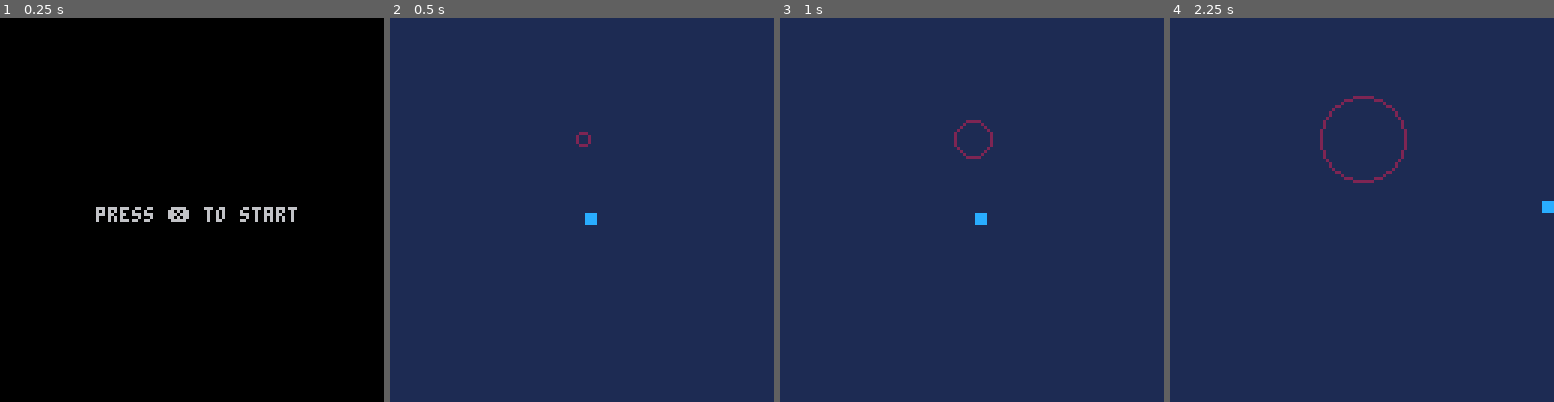
Above: before the commit, frames 1-4 (left to right).
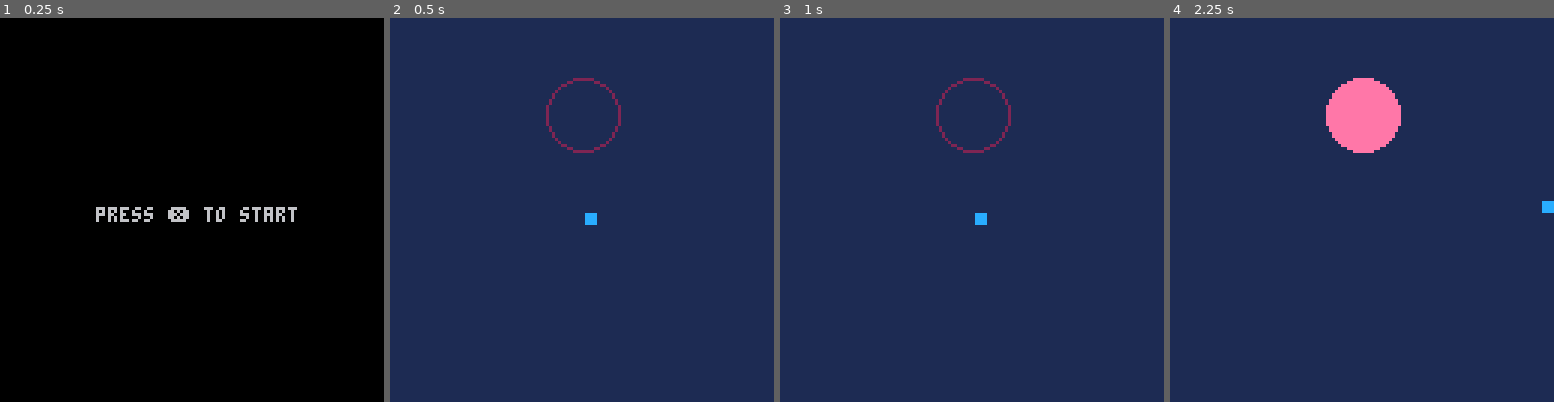
Above: after the commit, the same moments.

Repository: kastlev/tiny-shapes-and-beats
Game: PICO-8 cartridge tiny_beats_and_shapes.p8
Two runs of this game, one before a commit and one after it. Both use one fixed random seed, a clock stepped at 60 frames per second and the inputs below.
Inputs:
- Up to frame 1 (0.25 s): no input
- Up to frame 2 (0.5 s): tap X (X key) at 0.33 s
- Up to frame 3 (1 s): tap O (Z key) at 0.7 s
- Up to frame 4 (2.25 s): tap X (X key) at 1.07, 1.85 s; hold Right 1.6-2.1 s; tap O (Z key) at 1.7, 2.1 s; hold Up from 2.15 s (still down)

Frame 1 is identical in both runs. In frame 2, 0.5% of the frame differs, in the area x 40-61%, y 15-36%; in frame 3, 0.6%; in frame 4, 3.3%, in the area x 39-62%, y 15-43%.

Commit message:
refactor

Diff:
--- a/src/enemies.lua
+++ b/src/enemies.lua
@@ -19,20 +19,30 @@
 
 function spawn_enemy(kind, x, y, params)
     params = params or {}
+
     local e = {
         kind = kind,
+
         x = x,
         y = y,
-        tam = params.tam or 2,
-        max_tam = params.max_tam or 12,
-        growth_rate = params.growth_rate or 0.2, -- per frame
+
+        tam = params.start_size or params.size or 2,
+        max_tam = params.end_size or params.size or 12,
+
+        grow = params.grow or false,
+
+        growth_rate = params.growth_rate or 0.2,
+
         duration_frames = params.duration_frames or 30,
+
         color = params.color or C_PINK,
-        len = params.len or 20,
+
         age = 0,
         alive = true
     }
+
     add(enemies, e)
+
     return e
 end
 
@@ -45,8 +55,12 @@
         if e.vy then e.y += e.vy end
 
         -- crecimiento
-        if e.age < e.duration_frames then
-            e.tam = min(e.max_tam, e.tam + e.growth_rate)
+        if e.grow then
+            e.tam = min(
+                e.max_tam,
+                e.tam + e.growth_rate
+            )
+
         end
         -- muerte por tiempo o por salir de pantalla
         local out = e.x < -8 or e.x > 136 or e.y < -8 or e.y > 136
--- a/src/enums.lua
+++ b/src/enums.lua
@@ -12,13 +12,8 @@
 EK_LINE = "line"
 EK_WARN = "warn" -- anillo rosa oscuro de aviso
 EK_BULLET = "bullet" -- proyectil que se mueve
---  dash parameters
-DASH_EXPLOSION_RADIUS = 6
-DASH_REMAP_FROM = C_DARK_BLUE -- color 1, se remapea durante el dash diagonal
-DASH_REMAP_TO = C_BLUE -- color 12
 
 -- pico-8 default palette, named
-
 C_BLACK = 0
 C_DARK_BLUE = 1
 C_DARK_PINK = 2
@@ -35,3 +30,8 @@
 C_LAVENDER = 13
 C_PINK = 14
 C_PEACH = 15
+
+--  dash parameters
+DASH_EXPLOSION_RADIUS = 6
+DASH_REMAP_FROM = C_DARK_BLUE -- color 1, se remapea durante el dash diagonal
+DASH_REMAP_TO = C_BLUE -- color 12
--- a/src/levels.lua
+++ b/src/levels.lua
@@ -18,13 +18,69 @@
   spawn_enemy(EK_RING, 64, 64, { max_tam = 20 + i * 5, duration_frames = 50 })
   wait_frames(30)
 end
+function level_1()
 
-function level_1()
-  -- circulo con aviso previo
-  spawn_warned_circle(64, 40, 60, { max_tam = 14, duration_frames = 50 })
+  -- =========================
+  -- INTRO: lectura del jugador
+  -- =========================
+  spawn_warned_circle(64, 32, 50, { max_tam = 12, grow = false })
+  wait_frames(25)
+
+  spawn_warned_circle(32, 64, 50, { max_tam = 10, grow = false })
   wait_frames(20)
 
-  -- explosion de 8 proyectiles con aviso
-  spawn_warned_burst(64, 64, 8, 35, { speed = 1.8, duration_frames = 60 })
+  spawn_warned_circle(96, 64, 50, { max_tam = 10, grow = false })
+  wait_frames(30)
+
+  -- =========================
+  -- PRIMERA PRESIÓN: bursts suaves
+  -- =========================
+  spawn_warned_burst(64, 64, 6, 35, { speed = 1.3 })
+  wait_frames(15)
+
+  spawn_warned_circle(64, 48, 45, { max_tam = 14, grow = false })
+  wait_frames(15)
+
+  spawn_warned_burst(64, 64, 8, 35, { speed = 1.5, grow = false })
+  wait_frames(20)
+
+  -- =========================
+  -- MOVIMIENTO LATERAL (patrones clásicos)
+  -- =========================
+  pattern_left()
+  wait_frames(10)
+  pattern_right()
+  wait_frames(20)
+
+  -- =========================
+  -- CONTROL DEL CENTRO (ring pressure)
+  -- =========================
+  for i = 1, 3 do
+    wave_ring(i)
+  end
+
+  wait_frames(20)
+
+  -- =========================
+  -- DOBLE PRESIÓN (simultáneo)
+  -- =========================
+  spawn_warned_circle(40, 40, 45, { max_tam = 12, grow = false })
+  spawn_warned_circle(88, 88, 45, { max_tam = 12, grow = false })
+
+  wait_frames(20)
+
+  spawn_warned_burst(64, 64, 10, 30, { speed = 1.8, grow = false })
+
   wait_for_clear()
+
+  -- =========================
+  -- CLIMAX FINAL
+  -- =========================
+  spawn_warned_burst(64, 64, 12, 25, { speed = 2.1, grow = false })
+  wait_frames(10)
+
+  spawn_warned_circle(64, 64, 35, { max_tam = 16, grow = false })
+
+  wait_for_clear()
+
 end
--- a/src/patterns.lua
+++ b/src/patterns.lua
@@ -53,25 +53,59 @@
 end
 
 -- spawn el anillo de aviso, espera que expire, luego spawnea el circulo real
-function spawn_warned_circle(x, y, warn_frames, params)
-    warn_frames = warn_frames or 40
-    local warn = spawn_enemy(EK_WARN, x, y, {
-        max_tam        = params.max_tam or 12,
-        duration_frames = warn_frames,
-        growth_rate    = (params.max_tam or 12) / warn_frames,
+function spawn_warned_circle(x,y,warn_frames,params)
+
+    params = params or {}
+
+    local max_tam = params.max_tam or 10
+    local grow = params.grow
+    if grow == nil then grow = true end
+
+    local growth_rate = 0
+    if grow then
+        growth_rate = max_tam / warn_frames
+    end
+
+    local warn = spawn_enemy(EK_WARN,x,y,{
+        start_size = grow and 0 or max_tam,
+        end_size = max_tam,
+        grow = grow,
+        growth_rate = growth_rate,
+        duration_frames = warn_frames
     })
+
     wait_for_enemy(warn)
-    return spawn_enemy(EK_CIRCLE, x, y, params)
+
+    return spawn_enemy(EK_CIRCLE,x,y,{
+        size = max_tam,
+        duration_frames = params.duration_frames or 40
+    })
 end
 
--- spawn el anillo de aviso y luego explota en proyectiles
 function spawn_warned_burst(x, y, count, warn_frames, params)
+
+    params = params or {}
     warn_frames = warn_frames or 35
+
+    local max_tam = params.warn_size or 8
+    local grow = params.grow
+    if grow == nil then grow = true end
+
+    local growth_rate = 0
+    if grow then
+        growth_rate = max_tam / warn_frames
+    end
+
     local warn = spawn_enemy(EK_WARN, x, y, {
-        max_tam        = 8,
+        start_size = grow and 0 or max_tam,
+        end_size = max_tam,
+        grow = grow,
+        growth_rate = growth_rate,
         duration_frames = warn_frames,
-        growth_rate    = 8 / warn_frames,
+        color = params.warn_color or C_DARK_PINK
     })
+
     wait_for_enemy(warn)
+
     spawn_burst(x, y, count, params)
 end
--- a/src/player.lua
+++ b/src/player.lua
@@ -68,6 +68,8 @@
 	if p.dash_cooldown_timer > 0 then
 		p.dash_cooldown_timer -= 1
 	end
+	-- reset invulnerability after dash
+	p.is_invulnerable = false
 
 	if not p.is_dashing and not p.is_invulnerable then
 		local offset = 1
@@ -87,6 +89,7 @@
 		if hit_left or hit_right or hit_top or hit_bot then
 			p.is_stunned     = true
 			p.is_invulnerable = true
+			p.hp = p.hp - 1
 		end
 	end
 end
